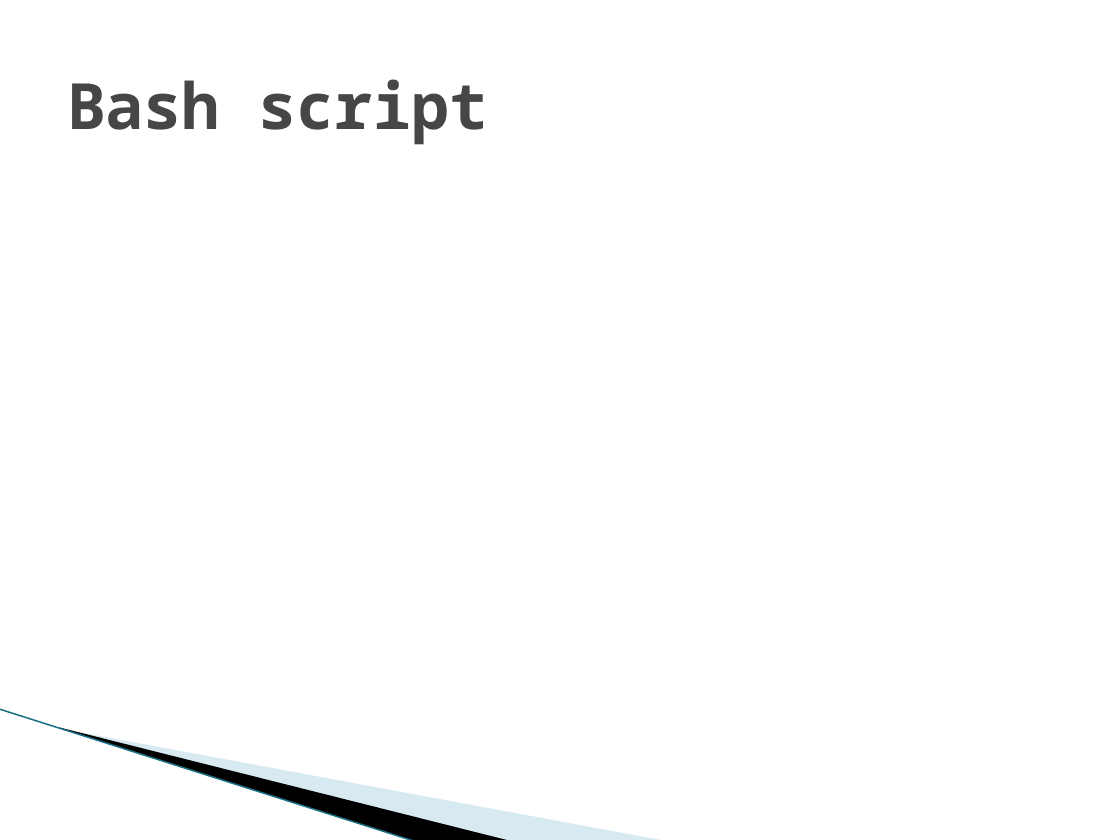
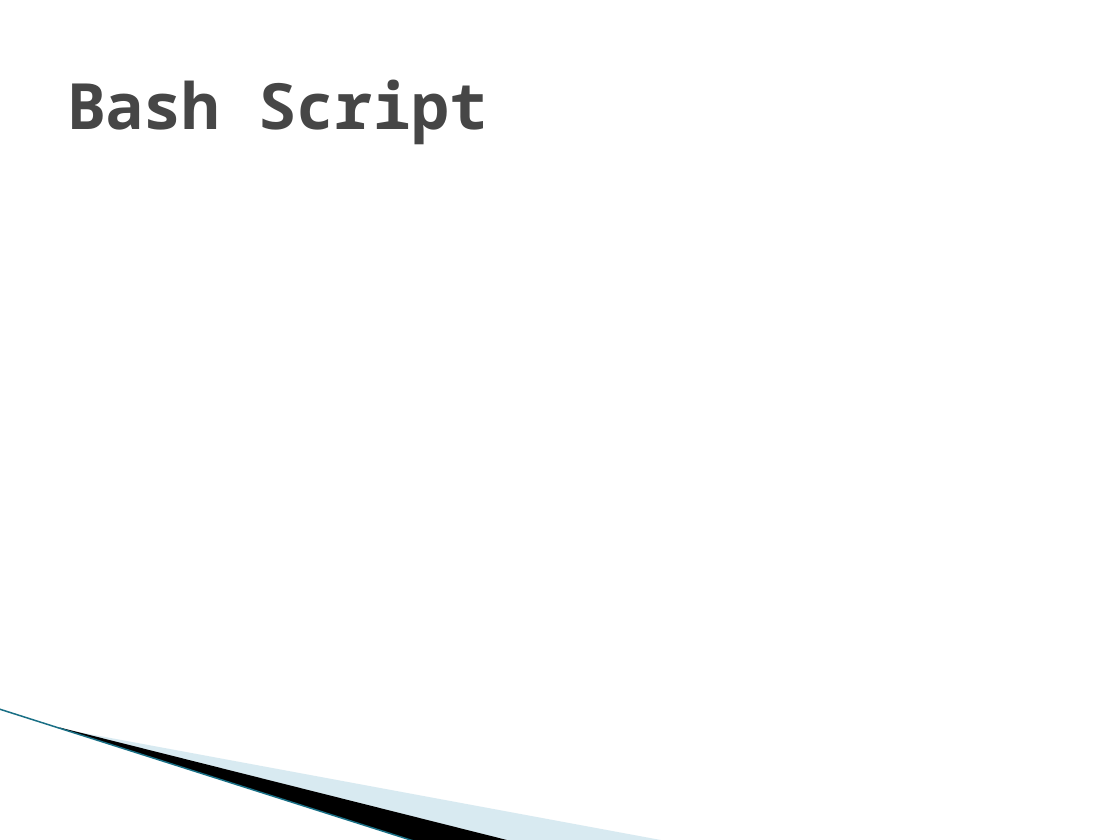
Before and after one commit to vfasburg/cse_825, a slide deck: slide 11 of Project/Final_Project_Presentation_Fasburg_Reiff_Thomas.pptx. Drawn at 1120x840 pixels with LibreOffice and Linux fonts; fonts in the diff are those of the drawing; background and template pictures are left out. Boxes give left, top, right and bottom in pixels: in the first picture for what was removed or moved away, otherwise in the second. Text is boxed around its words. In the diff, an @@ line names an element or a change of style, - is before the commit and + after.

```diff
--- a/Project/Final_Project_Presentation_Fasburg_Reiff_Thomas.pptx
+++ b/Project/Final_Project_Presentation_Fasburg_Reiff_Thomas.pptx
@@ title at <box>67,79,488,145</box>: text changed @@
-Bash script
+Bash Script
```
Also in this commit, not shown: 11 other slides changed, 3 slides added, 2 slides removed.
